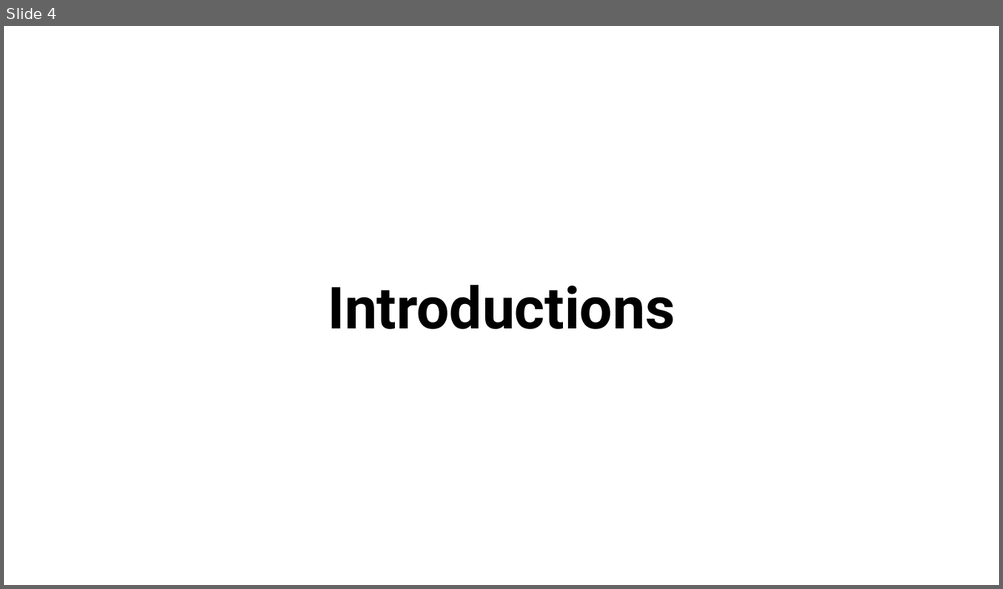
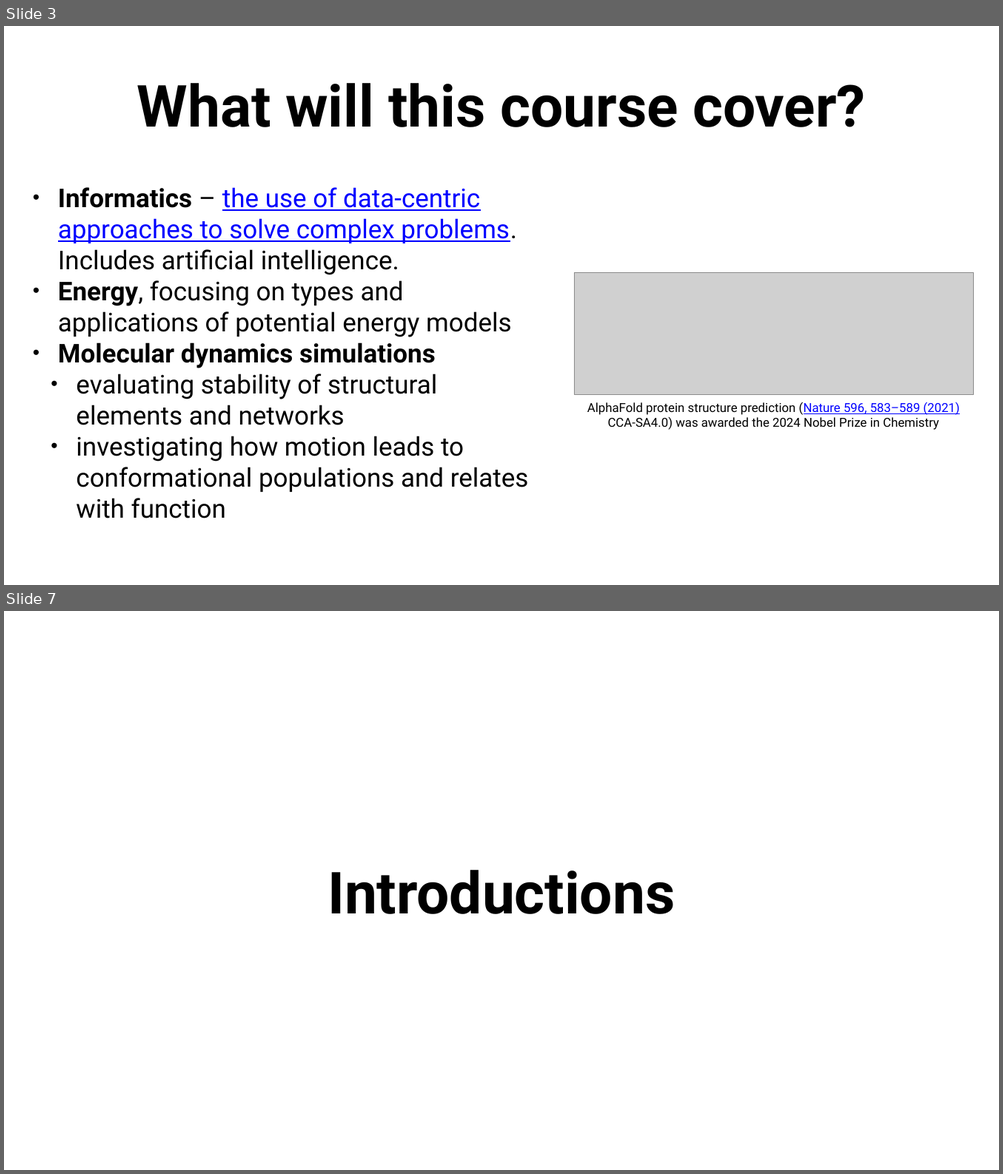
Before and after one commit to anirudhatalmale6-alt/Chem456-2026S, a slide deck: slides/0112-Introduction.pptx. Shown one above the other, each under a label of ours: slide 4 before the commit, slides 3 and 7 after it; the slides between them are not shown. The pictures are 1003x589 and 1003x1174 pixels, drawn with LibreOffice and Linux fonts; fonts in the diff are those of the drawing; grey boxes stand for pictures. Boxes give left, top, right and bottom in pixels: in the first picture for what was removed or moved away, otherwise in the second. Text is boxed around its words. In the diff, an @@ line names an element or a change of style, - is before the commit and + after.

```diff
--- a/slides/0112-Introduction.pptx
+++ b/slides/0112-Introduction.pptx
@@ slide 3 added at (4, 26, 999, 585), background #FFFFFF @@
@@ title added at (137, 83, 865, 127), 112 pt, text #000000, bold @@
+What will this course cover?
@@ text added at (58, 187, 529, 519), 50 pt, text #000000 @@
+• Informatics – the use of data-centric approaches to solve complex problems. Includes artificial intelligence.
+• Energy, focusing on types and applications of potential energy models
+• Molecular dynamics simulations
+  • evaluating stability of structural elements and networks
+  • investigating how motion leads to conformational populations and relates with function
@@ picture added at (574, 272, 973, 395) @@
@@ text added at (587, 402, 959, 430), 24 pt, text #000000 @@
+AlphaFold protein structure prediction (Nature 596, 583–589 (2021) CCA-SA4.0) was awarded the 2024 Nobel Prize in Chemistry
@@ what was slide 4 is now slide 7 @@
```
Also in this commit, not shown: 3 slides changed, 15 other slides added, 6 slides removed, 2 other files.
